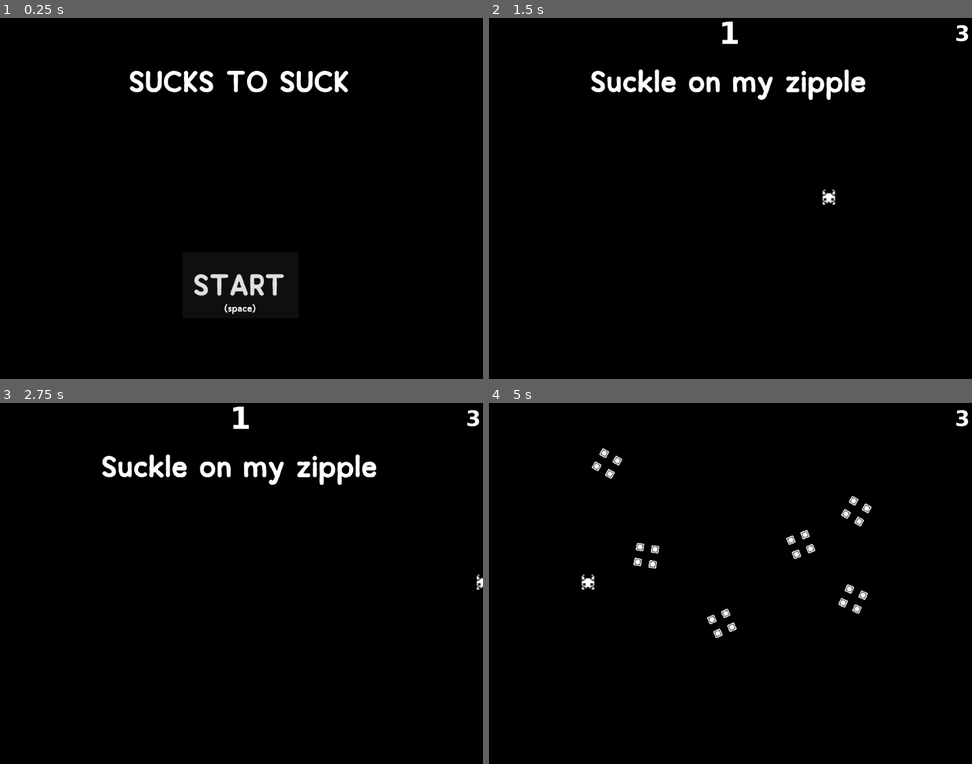
Above: before the commit, frames 1-4 (two rows, left to right).
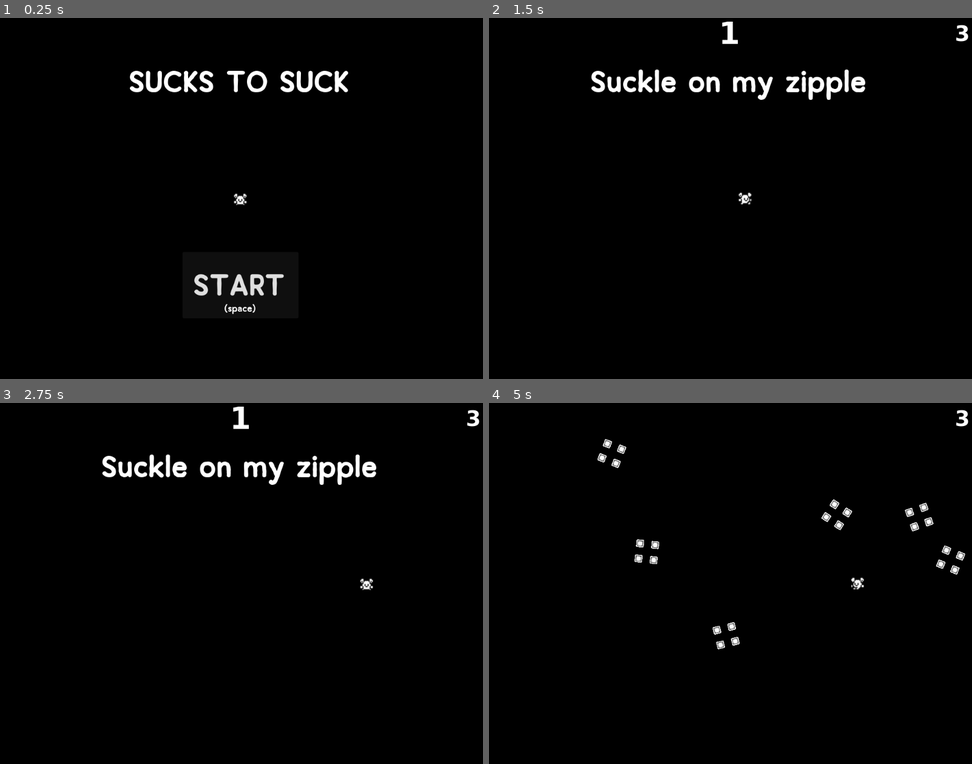
Above: after the commit, the same moments.

Repository: foobarmeow/bullet-godot
Game: Godot game, scene res://scenes/main/main.tscn
Two runs of this game, one before a commit and one after it. Both use one fixed random seed, a clock stepped at 60 frames per second and the inputs below.
Inputs (mouse positions are in pixels of both pictures, inside the frame that each line leads up to):
- Up to frame 1 (0.25 s): no input
- Up to frame 2 (1.5 s): click "START" at 0.5 s; tap Enter at 1.25 s; move the mouse to (836, 180) at 1.27 s; hold D (move_right) from 1.28 s (still down); tap J at 1.35 s; click (836, 180) at 1.42 s
- Up to frame 3 (2.75 s): release D (move_right) at 2 s; drag from (144, 601) to (217, 655) at 2.02 s
- Up to frame 4 (5 s): tap Space at 2.75 s; move the mouse to (778, 500) at 2.77 s; hold D (move_right) 2.78-3.5 s; hold Enter 2.78-3.5 s; drag from (706, 655) to (894, 446) at 3.52 s; tap Enter at 4.25 s; move the mouse to (875, 637) at 4.27 s; hold A (move_left) from 4.28 s (still down); hold Ctrl from 4.28 s (still down)

The runs differ from the first frame. In frame 1, less than 0.1% of the frame differs, in the area x 48-52%, y 48-52%; in frame 2, 0.2%; in frame 3, 0.1%; in frame 4, 1.7%, in the area x 19-99%, y 9-69%.

Commit message:
player accel/decel sorta working

Diff:
--- a/scenes/levels/level_exp_1.tscn
+++ b/scenes/levels/level_exp_1.tscn
@@ -19,8 +19,6 @@
 
 [node name="Player" parent="." instance=ExtResource("4_emqb3")]
 position = Vector2(171, 657)
-speed = 500
-acceleration = 0.15
 exp = true
 
 [node name="Mover" parent="." instance=ExtResource("4_ep581")]
--- a/scenes/player/Player.gd
+++ b/scenes/player/Player.gd
@@ -1,22 +1,30 @@
 extends Area2D
 
-@export var speed = 1200
-@export var acceleration: float = 0.25
+@export var speed = 500
+@export var steps_to_accel: float = 3
+@export var steps_to_decel: float = 2
 @export var initial_lives = 1
 @export var exp: bool = false
+
+const TIME_PER_STEP: float = 0.2
 
 var screen_size = Vector2.ZERO
 var initial_modulate: Color
 var alive: bool = true
 var lives: int = initial_lives
 var local_speed: int = 0
+var walk_delta: float = 0
+var walk_steps: int = 0
+var last_velocity: Vector2
+var sprite
 
 signal hit
 
 # Called when the node enters the scene tree for the first time.
 func _ready():
+	sprite = $AnimatedSprite2D
 	screen_size = get_viewport_rect().size
-	initial_modulate = $Sprite2D.modulate
+	initial_modulate = sprite.modulate
 
 # Called every frame. 'delta' is the elapsed time since the previous frame.
 func _process(delta):
@@ -29,39 +37,80 @@
 		velocity.y = 1
 	if Input.is_action_pressed("move_right"):
 		velocity.x = 1
+		sprite.flip_h = false
 	if Input.is_action_pressed("move_left"):
 		velocity.x = -1
+		sprite.flip_h = true
 
+	#if Input.is_action_just_pressed("move_right") || Input.is_action_just_pressed("move_left"):
+		#walk_steps = 0
 
+	# If our intent is to move forward
+	if velocity.length() != 0:
 
-	if velocity.length() != 0:
-		if local_speed < speed:
-			local_speed += speed * acceleration
-		velocity = velocity.normalized() * local_speed
-	else:
-		local_speed = 0
+		# immediately start walking instead of letting an
+		# empty step pass
+		if walk_delta == 0:
+			walk_steps = 1
+
+		# increment steps if enough time has passed
+		if walk_delta >= TIME_PER_STEP:
+			walk_steps = clamp(walk_steps+1, 0, steps_to_accel)
+			walk_delta = 0
+
+		# accelerate if we've taken few enough steps
+		if walk_steps <= steps_to_accel:
+			local_speed = (speed/steps_to_accel) * walk_steps
+
+		sprite.play("walk")
+	elif walk_steps > 0:
+		# If our velocity is zero but walk_steps > 0
+		# we just stopped moving because we haven't reset
+		# walk_steps
+		if walk_delta >= TIME_PER_STEP:
+			walk_steps = clamp(walk_steps-1, 0, steps_to_decel)
+			walk_delta = 0
+
+		var decel_amount = speed/steps_to_decel
+
+		print("before decel - ", local_speed)
+
+		local_speed -= decel_amount
+
+		velocity = last_velocity
+		print("stopped! ", local_speed, " - ", walk_delta, " - ", decel_amount, " - ", walk_steps, " - ", last_velocity)
+
+	local_speed = clamp(local_speed, 0, speed)
+	walk_delta += delta
+	velocity = velocity.normalized() * local_speed
+
+	if velocity.length() == 0:
+		sprite.play("idle")
+		#local_speed = 0
+		walk_delta = 0
+		walk_steps = 0
 
 	position += velocity * delta
 	position = position.clamp(Vector2.ZERO, screen_size)
-
+	last_velocity = velocity
 func blink():
 	for i in 10:
-		$Sprite2D.visible = not $Sprite2D.visible
+		sprite.visible = not sprite.visible
 		await get_tree().create_timer(0.25).timeout
 
 func start():
 	alive = true
-	$Sprite2D.show()
+	sprite.show()
 
 func end():
 	alive = false
-	$Sprite2D.hide()
+	sprite.hide()
 
 func _on_area_entered(area):
 	if exp:
-		$Sprite2D.modulate = Color("ff0000")
+		sprite.modulate = Color("ff0000")
 		await get_tree().create_timer(.25).timeout
-		$Sprite2D.modulate = initial_modulate
+		sprite.modulate = initial_modulate
 		return
 	if alive:
 		alive = false
--- a/scenes/player/player.tscn
+++ b/scenes/player/player.tscn
@@ -1,67 +1,42 @@
-[gd_scene load_steps=12 format=3 uid="uid://b1sqn6oxm0d6m"]
+[gd_scene load_steps=8 format=3 uid="uid://b1sqn6oxm0d6m"]
 
 [ext_resource type="Script" path="res://scenes/player/Player.gd" id="1_0r62m"]
-[ext_resource type="Texture2D" uid="uid://fiia7bv8q76e" path="res://art/sprites/kenny-1px/tile_0340.png" id="2_hygf4"]
 [ext_resource type="Texture2D" uid="uid://c4026v6xiksqa" path="res://art/sprites/kenny-1px/monochrome_tilemap_transparent.png" id="3_i0sjv"]
 
 [sub_resource type="RectangleShape2D" id="RectangleShape2D_gyrgv"]
-size = Vector2(47.375, 53.5)
+size = Vector2(43.0769, 40)
 
-[sub_resource type="AtlasTexture" id="AtlasTexture_0qujj"]
+[sub_resource type="AtlasTexture" id="AtlasTexture_efqnc"]
 atlas = ExtResource("3_i0sjv")
-region = Rect2(17, 204, 16, 16)
+region = Rect2(0, 204, 16, 16)
 
-[sub_resource type="AtlasTexture" id="AtlasTexture_vopda"]
+[sub_resource type="AtlasTexture" id="AtlasTexture_obtri"]
 atlas = ExtResource("3_i0sjv")
 region = Rect2(51, 204, 16, 16)
 
-[sub_resource type="AtlasTexture" id="AtlasTexture_grrcd"]
+[sub_resource type="AtlasTexture" id="AtlasTexture_t1d8j"]
 atlas = ExtResource("3_i0sjv")
 region = Rect2(34, 204, 16, 16)
-
-[sub_resource type="AtlasTexture" id="AtlasTexture_5fj5x"]
-atlas = ExtResource("3_i0sjv")
-region = Rect2(17, 204, 16, 16)
-
-[sub_resource type="AtlasTexture" id="AtlasTexture_ch388"]
-atlas = ExtResource("3_i0sjv")
-region = Rect2(34, 204, 16, 16)
-
-[sub_resource type="AtlasTexture" id="AtlasTexture_j1wed"]
-atlas = ExtResource("3_i0sjv")
-region = Rect2(51, 204, 16, 16)
 
 [sub_resource type="SpriteFrames" id="SpriteFrames_ny255"]
 animations = [{
 "frames": [{
-"duration": 0.2,
-"texture": SubResource("AtlasTexture_0qujj")
-}, {
 "duration": 1.0,
-"texture": SubResource("AtlasTexture_vopda")
-}, {
-"duration": 1.0,
-"texture": SubResource("AtlasTexture_grrcd")
-}, {
-"duration": 1.0,
-"texture": SubResource("AtlasTexture_0qujj")
+"texture": SubResource("AtlasTexture_efqnc")
 }],
 "loop": true,
-"name": &"walk",
+"name": &"idle",
 "speed": 5.0
 }, {
 "frames": [{
 "duration": 1.0,
-"texture": SubResource("AtlasTexture_5fj5x")
+"texture": SubResource("AtlasTexture_obtri")
 }, {
 "duration": 1.0,
-"texture": SubResource("AtlasTexture_ch388")
-}, {
-"duration": 1.0,
-"texture": SubResource("AtlasTexture_j1wed")
+"texture": SubResource("AtlasTexture_t1d8j")
 }],
 "loop": true,
-"name": &"walk_1",
+"name": &"walk",
 "speed": 5.0
 }]
 
@@ -70,21 +45,16 @@
 scale = Vector2(0.65, 0.65)
 collision_layer = 3
 script = ExtResource("1_0r62m")
+steps_to_decel = 5.0
 initial_lives = 3
 
 [node name="CollisionShape2D" type="CollisionShape2D" parent="."]
+position = Vector2(0, 4.61536)
 shape = SubResource("RectangleShape2D_gyrgv")
 
-[node name="Sprite2D" type="Sprite2D" parent="."]
-visible = false
-position = Vector2(0, -8)
-scale = Vector2(4, 4)
-texture = ExtResource("2_hygf4")
-
 [node name="AnimatedSprite2D" type="AnimatedSprite2D" parent="."]
-visible = false
+scale = Vector2(3.33843, 3.33843)
 sprite_frames = SubResource("SpriteFrames_ny255")
-animation = &"walk_1"
-frame_progress = 0.30137
+animation = &"walk"
 
 [connection signal="area_entered" from="." to="." method="_on_area_entered"]
